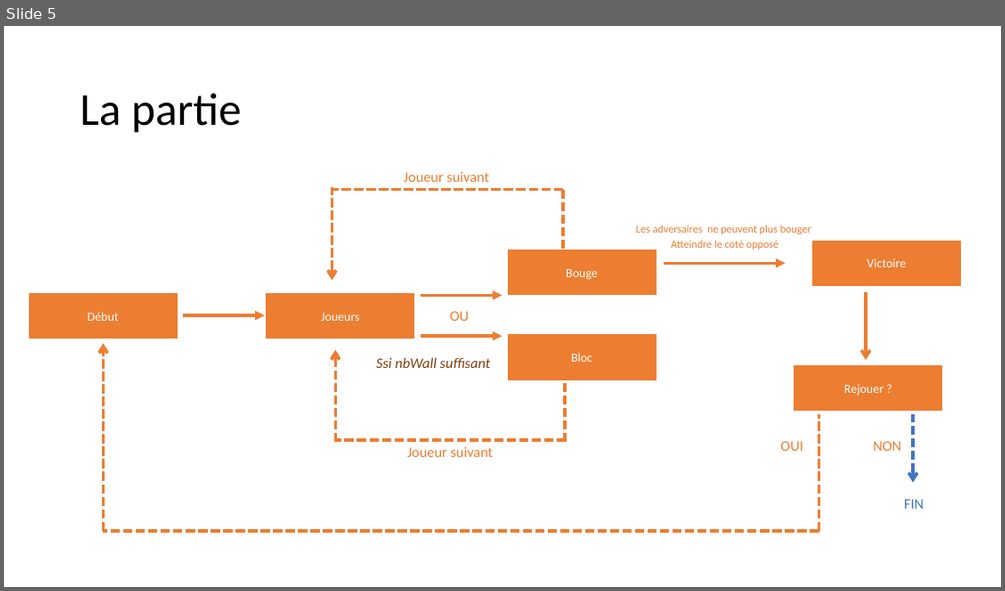
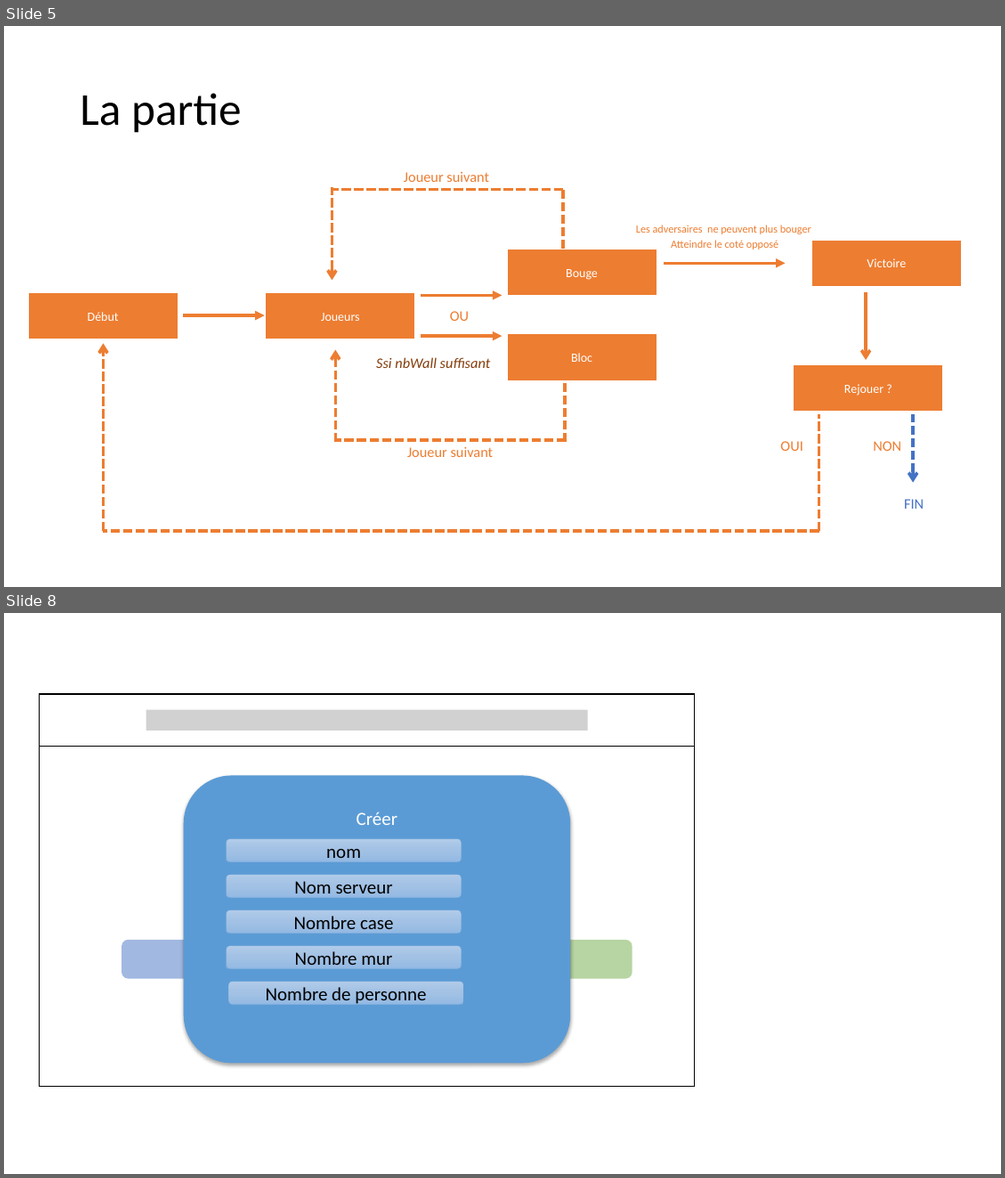
Before and after one commit to Mat-gif/TER_Gsociety, a slide deck: Rapport/Reflexion/Processus.pptx. Shown one above the other, each under a label of ours: slide 5 before the commit, slides 5 and 8 after it; the slides between them are not shown. The pictures are 1005x591 and 1005x1178 pixels, drawn with LibreOffice and Linux fonts; fonts in the diff are those of the drawing. Boxes give left, top, right and bottom in pixels: in the first picture for what was removed or moved away, otherwise in the second. Text is boxed around its words. In the diff, an @@ line names an element or a change of style, - is before the commit and + after.

```diff
--- a/Rapport/Reflexion/Processus.pptx
+++ b/Rapport/Reflexion/Processus.pptx
@@ slide 8 added at [4, 613, 1001, 1174], background #FFFFFF @@
@@ rounded rectangle added at [184, 775, 570, 1062], fill #5B9BD5, 18 pt, text #FFFFFF @@
+Créer
@@ rounded rectangle added at [226, 839, 461, 862], fill gradient #B1CBE9 to #A3C1E5 to #93B9E4, outline #5B9BD5 0.5 pt, 18 pt, text #000000 @@
+nom
@@ rounded rectangle added at [226, 874, 461, 897], fill gradient #B1CBE9 to #A3C1E5 to #93B9E4, outline #5B9BD5 0.5 pt, 18 pt, text #000000 @@
+Nom serveur
@@ rounded rectangle added at [226, 910, 461, 933], fill gradient #B1CBE9 to #A3C1E5 to #93B9E4, outline #5B9BD5 0.5 pt, 18 pt, text #000000 @@
+Nombre case
@@ rounded rectangle added at [226, 946, 461, 969], fill gradient #B1CBE9 to #A3C1E5 to #93B9E4, outline #5B9BD5 0.5 pt, 18 pt, text #000000 @@
+Nombre mur
@@ group added at [39, 694, 695, 1086]: 2 rectangles, 2 rounded rectangles, 1 line @@
+Creer
@@ rounded rectangle added at [228, 981, 464, 1004], fill gradient #B1CBE9 to #A3C1E5 to #93B9E4, outline #5B9BD5 0.5 pt, 18 pt, text #000000 @@
+Nombre de personne
```
Also in this commit, not shown: 6 other slides added, 1 other file.
